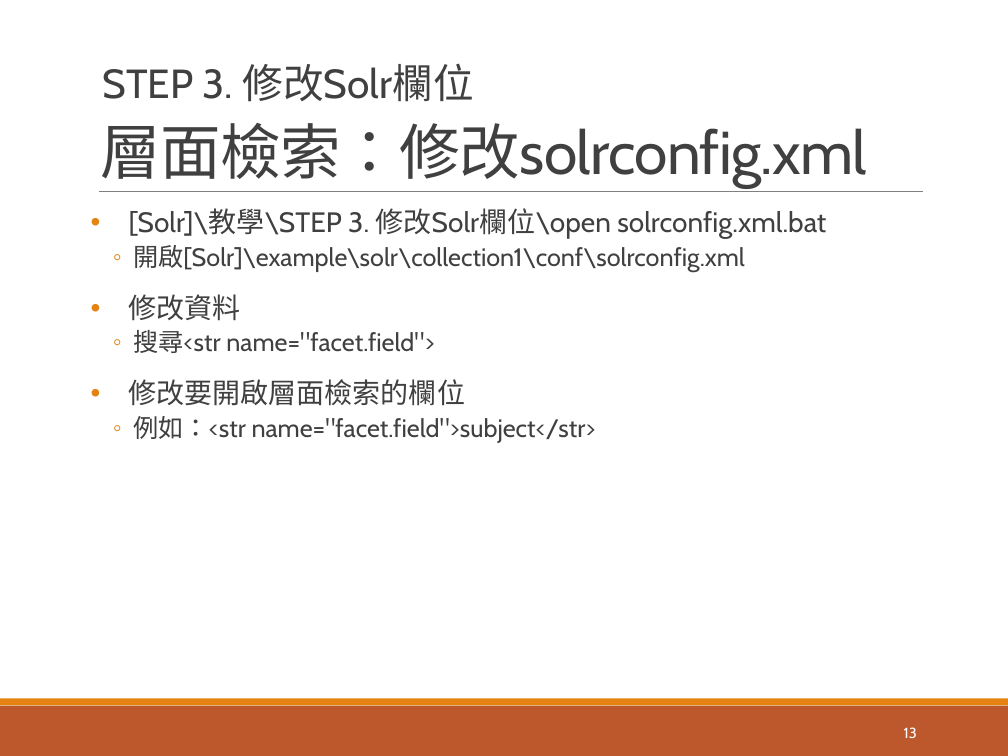
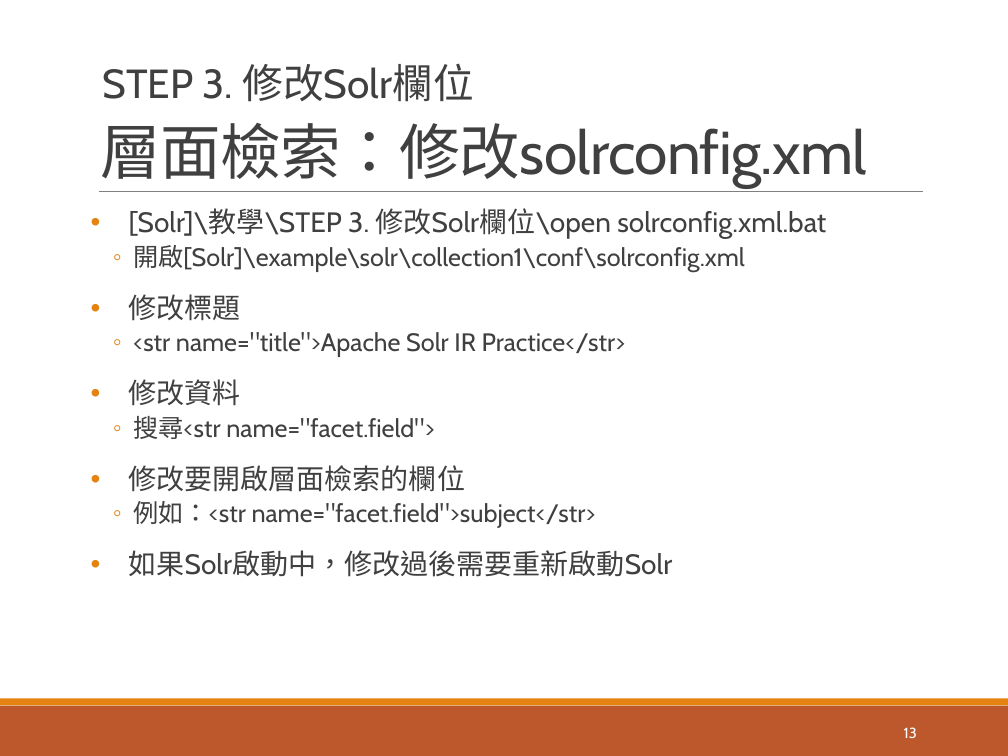
Before and after one commit to pulipulichen/ir-practice-solr, a slide deck: slide 13 of Apache Solr教學介紹.pptx. Drawn at 1008x756 pixels with LibreOffice and Linux fonts; fonts in the diff are those of the drawing. Boxes give left, top, right and bottom in pixels: in the first picture for what was removed or moved away, otherwise in the second. Text is boxed around its words. In the diff, an @@ line names an element or a change of style, - is before the commit and + after.

Commit message:
1216 大幅度修改版面細節

```diff
--- a/Apache Solr教學介紹.pptx
+++ b/Apache Solr教學介紹.pptx
@@ text at [129, 294, 626, 357]: paragraphs added @@
+• 修改標題
+  ◦ <str name="title">Apache Solr IR Practice</str>
@@ text at [129, 550, 673, 577]: paragraph added @@
+• 如果Solr啟動中，修改過後需要重新啟動Solr
```
Also in this commit, not shown: 5 other slides changed, 7 slides added, 19 other files.
